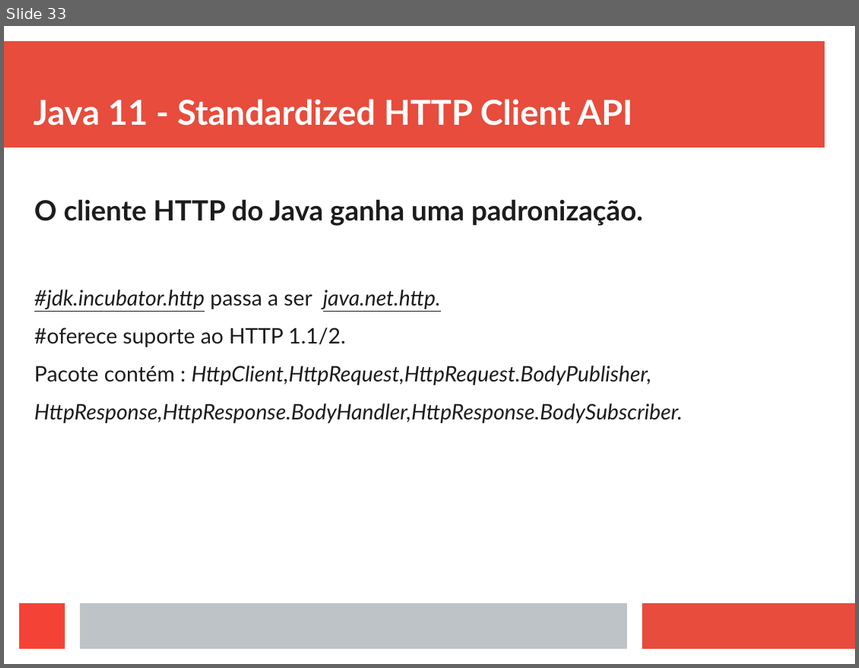
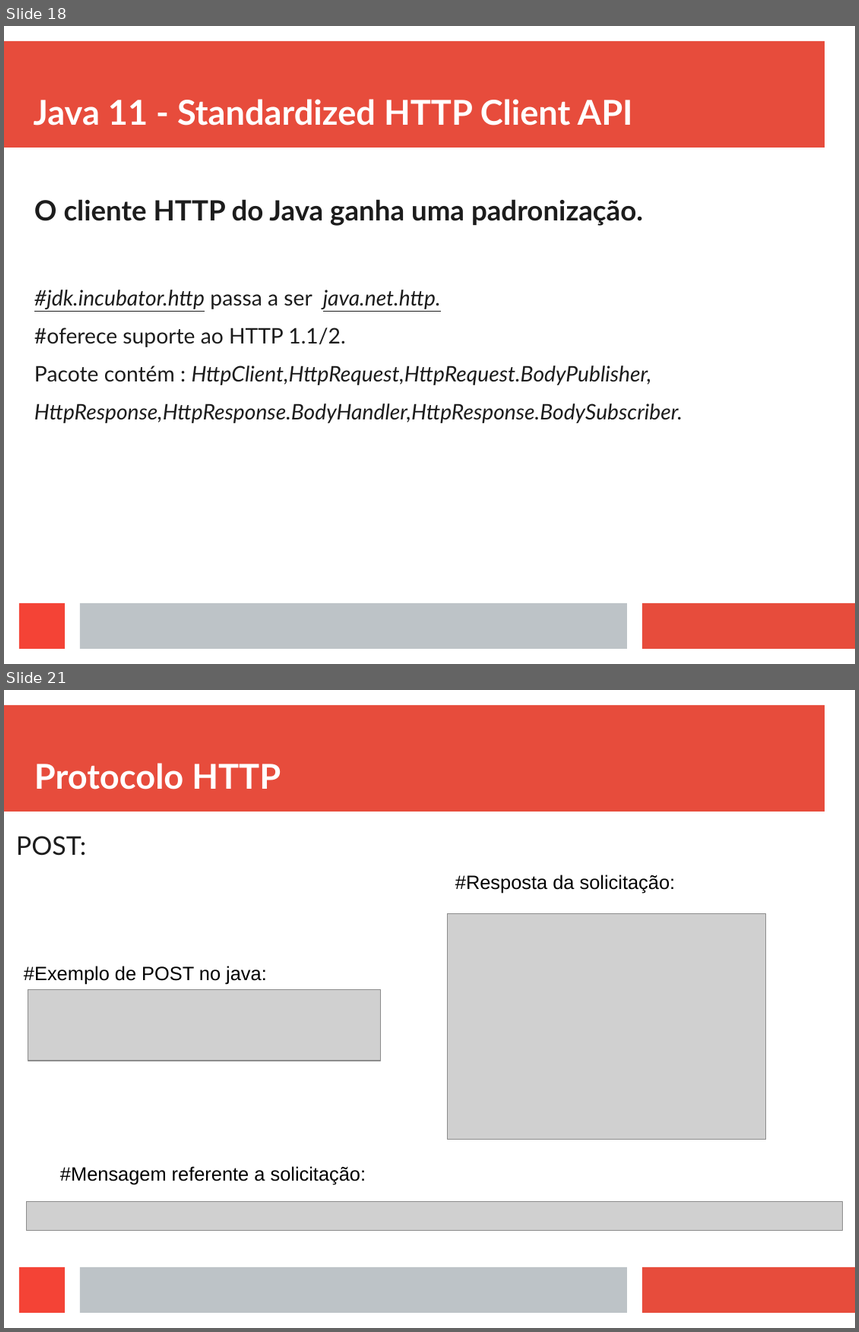
Before and after one commit to viniciusFortti/test, a slide deck: Apresentação/ApresentaçãoTerceiraSemana.odp. Shown one above the other, each under a label of ours: slide 33 before the commit, slides 18 and 21 after it; the slides between them are not shown. The pictures are 859x668 and 859x1332 pixels, drawn with LibreOffice and Linux fonts; fonts in the diff are those of the drawing; grey boxes stand for pictures. Boxes give left, top, right and bottom in pixels: in the first picture for what was removed or moved away, otherwise in the second. Text is boxed around its words. In the diff, an @@ line names an element or a change of style, - is before the commit and + after.

```diff
--- a/Apresentação/ApresentaçãoTerceiraSemana.odp
+++ b/Apresentação/ApresentaçãoTerceiraSemana.odp
@@ slide 21 added at [4, 690, 855, 1328], background #FFFFFF; not listed: 4 template elements that a slide beside it also shows @@
@@ title added at [34, 763, 281, 790], 32 pt, text #FFFFFF, bold @@
+Protocolo HTTP
@@ text added at [16, 836, 86, 856], 24 pt, text #1C1C1C @@
+POST:
@@ text added at [455, 875, 676, 893], 18 pt, text #000000 @@
+#Resposta da solicitação:
@@ picture added at [448, 914, 766, 1141] @@
@@ text added at [24, 966, 267, 984], 18 pt, text #000000 @@
+#Exemplo de POST no java:
@@ picture added at [28, 990, 381, 1062] @@
@@ text added at [60, 1167, 367, 1185], 18 pt, text #000000 @@
+#Mensagem referente a solicitação:
@@ picture added at [26, 1202, 843, 1231] @@
@@ what was slide 33 is now slide 18 @@
```
Also in this commit, not shown: 8 other slides added, 16 slides removed, 4 other files.
